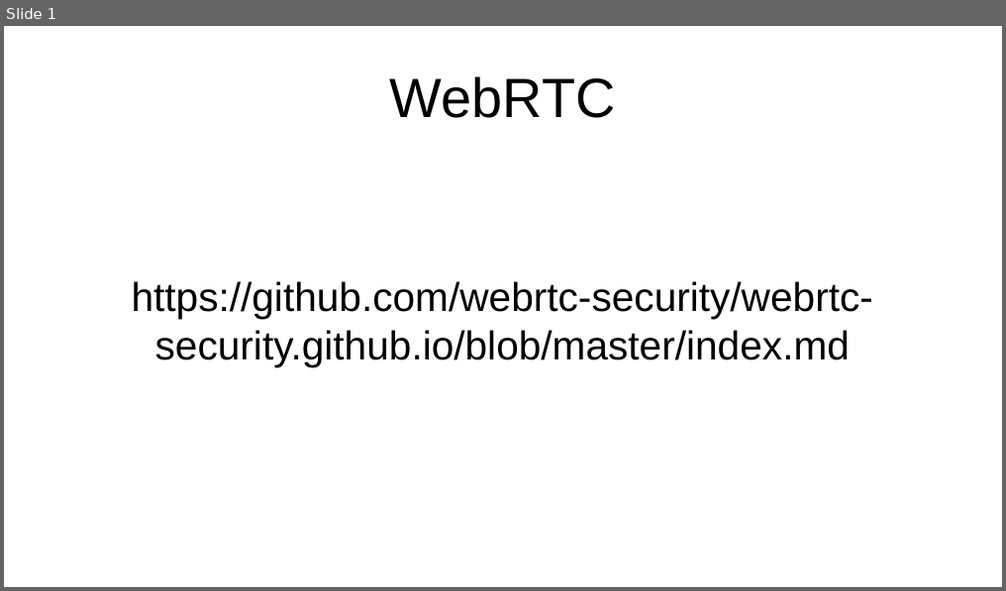
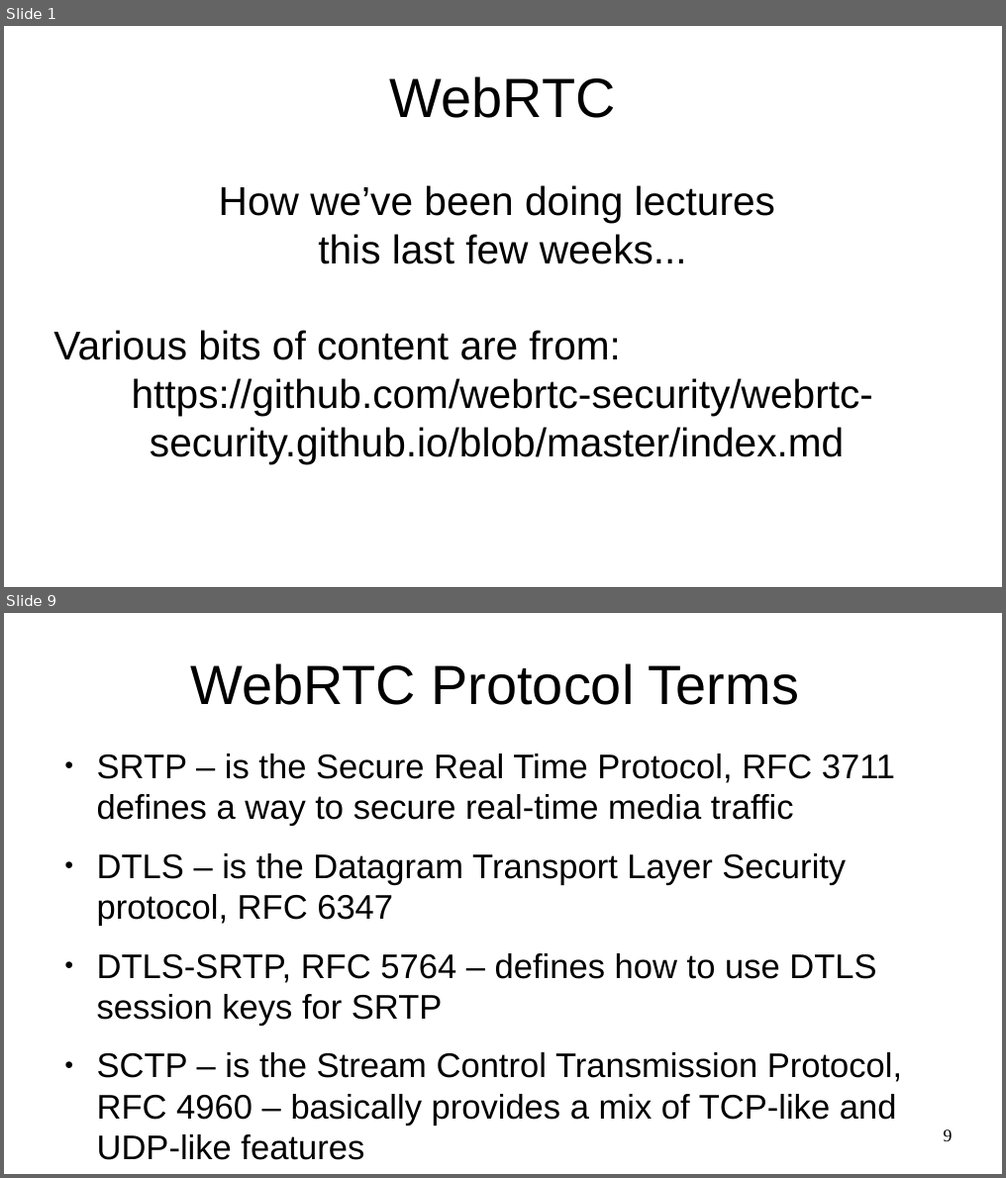
Before and after one commit to sftcd/cs7053, a slide deck: 2016lectures/12-webrtc.odp. Shown one above the other, each under a label of ours: slide 1 before the commit, slides 1 and 9 after it; the slides between them are not shown. The pictures are 1006x591 and 1006x1178 pixels, drawn with LibreOffice and Linux fonts; fonts in the diff are those of the drawing. Boxes give left, top, right and bottom in pixels: in the first picture for what was removed or moved away, otherwise in the second. Text is boxed around its words. In the diff, an @@ line names an element or a change of style, - is before the commit and + after.

```diff
--- a/2016lectures/12-webrtc.odp
+++ b/2016lectures/12-webrtc.odp
@@ slide 9 added at box(4, 613, 1002, 1174), background #FFFFFF @@
@@ title added at box(190, 663, 799, 705), 44 pt, text #000000 @@
+WebRTC Protocol Terms
@@ text added at box(97, 754, 902, 1160), 27.2 pt, text #000000 @@
+● SRTP – is the Secure Real Time Protocol, RFC 3711 defines a way to secure real-time media traffic
+● DTLS – is the Datagram Transport Layer Security protocol, RFC 6347
+● DTLS-SRTP, RFC 5764 – defines how to use DTLS session keys for SRTP
+● SCTP – is the Stream Control Transmission Protocol, RFC 4960 – basically provides a mix of TCP-like and UDP-like features
@@ page number added at box(944, 1130, 952, 1142), 14 pt, text #000000 @@
+9
@@ slide 1 changed as well @@
@@ subtitle at box(54, 185, 775, 361): paragraphs added @@
+How we’ve been doing lectures
+this last few weeks...
+Various bits of content are from:
```
Also in this commit, not shown: 9 other slides added, 2 other files.
